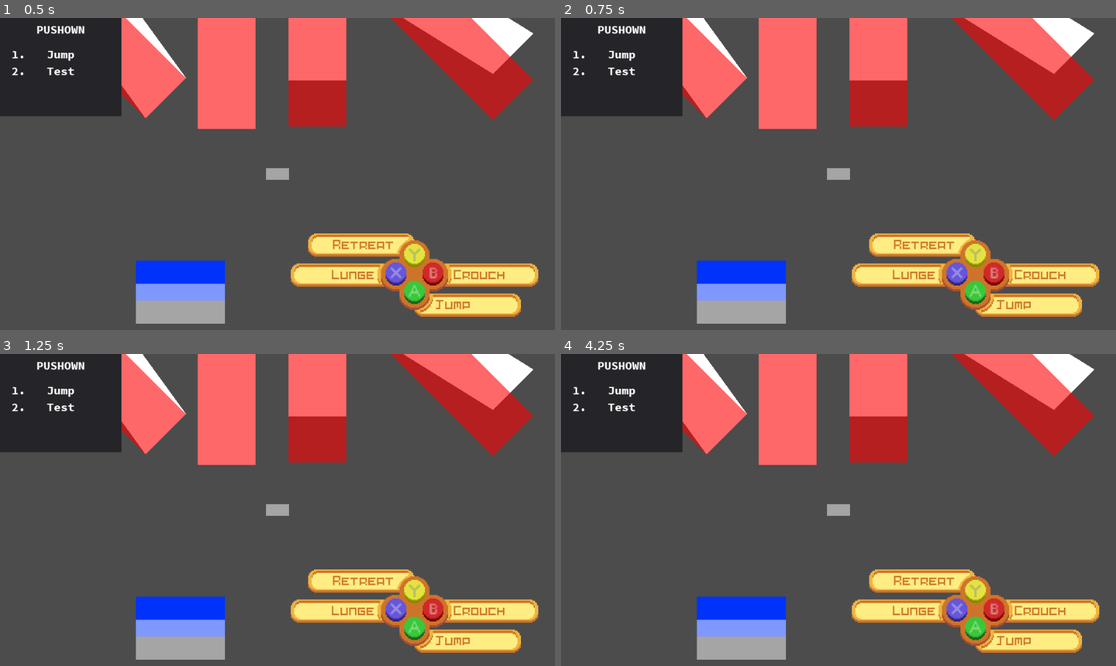
Above: before the commit, frames 1-4 (two rows, left to right).
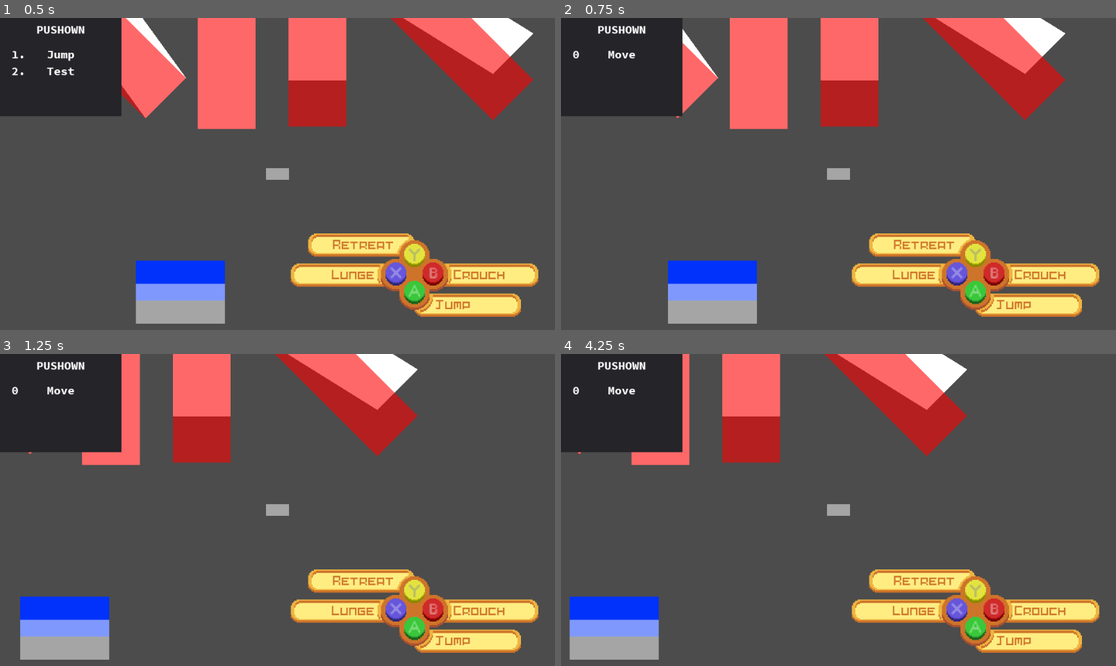
Above: after the commit, the same moments.

Repository: MTareqAzim/scratchpad
Game: Godot game, scene res://Scenes/World/World3.tscn
Two runs of this game, one before a commit and one after it. Both use one fixed random seed, a clock stepped at 60 frames per second and the inputs below.
Inputs (mouse positions are in pixels of both pictures, inside the frame that each line leads up to):
- Up to frame 1 (0.5 s): no input
- Up to frame 2 (0.75 s): tap Enter at 0.5 s; move the mouse to (960, 158) at 0.52 s; hold Right (ui_right) from 0.53 s (still down); click (960, 158) at 0.67 s
- Up to frame 3 (1.25 s): keep holding Right (ui_right)
- Up to frame 4 (4.25 s): release Right (ui_right) at 1.25 s; drag from (727, 525) to (666, 372) at 1.27 s; tap Space at 2 s; move the mouse to (894, 441) at 2.02 s; hold Right (ui_right) 2.03-2.75 s; drag from (810, 572) to (788, 378) at 2.77 s; tap Enter at 3.5 s; move the mouse to (1005, 556) at 3.52 s; hold Left (ui_left) from 3.53 s (still down)

Frame 1 is identical in both runs. In frame 2, 16% of the frame differs, in the area x 2-97%, y 0-98%; in frame 3, 23%; in frame 4, 24%, in the area x 1-97%, y 0-98%.
Error before the commit: Parse Error: The class "StateMachine" was found in global scope, but its script couldn't be loaded. (res://Utils/State)

Commit message:
Finished KinematicBody2P5D unit tests. Started StateMachine unit tests

Diff:
--- a/Scenes/Player/Player.tscn
+++ b/Scenes/Player/Player.tscn
@@ -1,7 +1,7 @@
 [gd_scene load_steps=25 format=2]
 
 [ext_resource path="res://Utils/Physics Bodies/KinematicBody2P5D.tscn" type="PackedScene" id=1]
-[ext_resource path="res://Scenes/Player/player.gd" type="Script" id=2]
+[ext_resource path="res://Scenes/Player/Player.gd" type="Script" id=2]
 [ext_resource path="res://Utils/State Machine/state_machine.gd" type="Script" id=3]
 [ext_resource path="res://Utils/Action Buffer/action_buffer.gd" type="Script" id=4]
 [ext_resource path="res://Scenes/Player/States/Motion/On Ground/idle.gd" type="Script" id=5]
@@ -17,11 +17,11 @@
 [ext_resource path="res://Scenes/Player/States/Motion/In Air/high_jump.gd" type="Script" id=15]
 [ext_resource path="res://Scenes/Player/States/Motion/Dash/Crouched/somersault.gd" type="Script" id=16]
 [ext_resource path="res://Scenes/Player/States/Motion/Dash/Crouched/back_roll.gd" type="Script" id=17]
-[ext_resource path="res://Scenes/Player/look_direction.gd" type="Script" id=18]
+[ext_resource path="res://Scenes/Player/look_direction_arrow.gd" type="Script" id=18]
 [ext_resource path="res://Scenes/Scratch/shadow.gd" type="Script" id=19]
 
 [sub_resource type="RectangleShape2D" id=1]
-extents = Vector2( 25, 65 )
+extents = Vector2( 25, 15 )
 
 [sub_resource type="CircleShape2D" id=2]
 radius = 28.0
@@ -36,13 +36,10 @@
 radius = 20.0
 height = 32.0
 
-[node name="Player" instance=ExtResource( 1 )]
+[node name="Player" index="0" instance=ExtResource( 1 )]
 script = ExtResource( 2 )
-MAX_SPEED = 2000
-_height = 100
 
 [node name="VolumeShape" parent="." index="0"]
-position = Vector2( 0, -50 )
 shape = SubResource( 1 )
 
 [node name="BaseSkin" parent="." index="1"]
@@ -55,7 +52,6 @@
 
 [node name="StateMachine" type="Node" parent="." index="3"]
 script = ExtResource( 3 )
-START_STATE = NodePath("Idle")
 
 [node name="ActionBuffer" type="Node" parent="StateMachine" index="0"]
 script = ExtResource( 4 )
@@ -80,7 +76,6 @@
 GRAVITY = 2000
 
 [node name="Jump" type="Node" parent="StateMachine" index="4"]
-editor/display_folded = true
 script = ExtResource( 8 )
 state_name = "jump"
 push_down = true
@@ -137,7 +132,6 @@
 [node name="Timer" type="Timer" parent="StateMachine/Retreat" index="0"]
 
 [node name="Crouch" type="Node" parent="StateMachine" index="7"]
-editor/display_folded = true
 script = ExtResource( 14 )
 state_name = "crouch"
 push_down = true
--- a/Scenes/Player/Player2.tscn
+++ b/Scenes/Player/Player2.tscn
@@ -1,7 +1,7 @@
 [gd_scene load_steps=16 format=2]
 
 [ext_resource path="res://Utils/Physics Bodies/KinematicBody2P5D.tscn" type="PackedScene" id=1]
-[ext_resource path="res://Scenes/Player/player.gd" type="Script" id=2]
+[ext_resource path="res://Scenes/Player/look_direction.gd" type="Script" id=2]
 [ext_resource path="res://Utils/State Machine/state_machine.gd" type="Script" id=3]
 [ext_resource path="res://Utils/State Machine/State/component_state.gd" type="Script" id=4]
 [ext_resource path="res://Utils/State Machine/State/State Components/Kinematic State Components/Update/move_state_component.gd" type="Script" id=5]
@@ -22,9 +22,6 @@
 
 [node name="Player2" index="0" instance=ExtResource( 1 )]
 position = Vector2( 483, 343 )
-script = ExtResource( 2 )
-MAX_SPEED = 2000
-_height = 100
 
 [node name="VolumeShape" parent="." index="0"]
 position = Vector2( 0, -50 )
@@ -37,9 +34,12 @@
 polygon = PoolVector2Array( -20, -10, 20, -10, 20, 10, -20, 10 )
 polygons = [ PoolVector2Array( -20, -10, 20, -10, 20, 10, -20, 10 ) ]
 
-[node name="StateMachine" type="Node" parent="." index="3"]
+[node name="LookDirection" type="Node" parent="." index="3"]
+script = ExtResource( 2 )
+
+[node name="StateMachine" type="Node" parent="." index="4"]
 script = ExtResource( 3 )
-START_STATE = NodePath("Idle")
+_active = true
 
 [node name="Idle" type="Node" parent="StateMachine" index="0"]
 editor/display_folded = true
@@ -48,10 +48,13 @@
 
 [node name="Move" type="Node" parent="StateMachine/Idle" index="0"]
 script = ExtResource( 5 )
-_body_path = NodePath("../../..")
+active = true
+_body_path = NodePath("../../..")
+max_speed = 0
 
 [node name="Move Transition" type="Node" parent="StateMachine/Idle" index="1"]
 script = ExtResource( 6 )
+active = true
 _body_path = NodePath("../../..")
 FUNCTION_NAME = "get_velocity_2d"
 not_equals = "(0, 0)"
@@ -59,6 +62,7 @@
 
 [node name="Fall Transition" type="Node" parent="StateMachine/Idle" index="2"]
 script = ExtResource( 6 )
+active = true
 _body_path = NodePath("../../..")
 FUNCTION_NAME = "is_grounded"
 not_equals = "True"
@@ -66,12 +70,13 @@
 
 [node name="A Press Transition" type="Node" parent="StateMachine/Idle" index="3"]
 script = ExtResource( 7 )
+active = true
 ACTION = "ui_a"
 NEXT_STATE = "jump"
 
 [node name="Look Direction" type="Node" parent="StateMachine/Idle" index="4"]
 script = ExtResource( 8 )
-player = NodePath("../../..")
+look_direction = NodePath("../../../LookDirection")
 
 [node name="Move" type="Node" parent="StateMachine" index="1"]
 editor/display_folded = true
@@ -80,10 +85,13 @@
 
 [node name="Move" type="Node" parent="StateMachine/Move" index="0"]
 script = ExtResource( 5 )
-_body_path = NodePath("../../..")
+active = true
+_body_path = NodePath("../../..")
+max_speed = 0
 
 [node name="Idle Transition" type="Node" parent="StateMachine/Move" index="1"]
 script = ExtResource( 9 )
+active = true
 _body_path = NodePath("../../..")
 FUNCTION_NAME = "get_velocity_2d"
 equals = "(0, 0)"
@@ -91,6 +99,7 @@
 
 [node name="Fall Transition" type="Node" parent="StateMachine/Move" index="2"]
 script = ExtResource( 6 )
+active = true
 _body_path = NodePath("../../..")
 FUNCTION_NAME = "is_grounded"
 not_equals = "True"
@@ -98,12 +107,13 @@
 
 [node name="A Press Transition" type="Node" parent="StateMachine/Move" index="3"]
 script = ExtResource( 7 )
+active = true
 ACTION = "ui_a"
 NEXT_STATE = "jump"
 
 [node name="Look Direction" type="Node" parent="StateMachine/Move" index="4"]
 script = ExtResource( 8 )
-player = NodePath("../../..")
+look_direction = NodePath("../../../LookDirection")
 
 [node name="Fall" type="Node" parent="StateMachine" index="2"]
 editor/display_folded = true
@@ -114,10 +124,13 @@
 
 [node name="Move" type="Node" parent="StateMachine/Fall" index="0"]
 script = ExtResource( 5 )
-_body_path = NodePath("../../..")
+active = true
+_body_path = NodePath("../../..")
+max_speed = 0
 
 [node name="Grounded Transition2" type="Node" parent="StateMachine/Fall" index="1"]
 script = ExtResource( 9 )
+active = true
 _body_path = NodePath("../../..")
 FUNCTION_NAME = "is_grounded"
 equals = "True"
@@ -125,13 +138,14 @@
 
 [node name="Enter Gravity" type="Node" parent="StateMachine/Fall" index="2"]
 script = ExtResource( 10 )
+active = true
 _body_path = NodePath("../../..")
 FUNCTION_NAME = "set_grav"
 new_value = 2000
 
 [node name="Look Direction" type="Node" parent="StateMachine/Fall" index="3"]
 script = ExtResource( 8 )
-player = NodePath("../../..")
+look_direction = NodePath("../../../LookDirection")
 
 [node name="Jump" type="Node" parent="StateMachine" index="3"]
 editor/display_folded = true
@@ -141,16 +155,21 @@
 
 [node name="Move" type="Node" parent="StateMachine/Jump" index="0"]
 script = ExtResource( 5 )
-_body_path = NodePath("../../..")
+active = true
+_body_path = NodePath("../../..")
+max_speed = 0
 
 [node name="Fall Transition" type="Node" parent="StateMachine/Jump" index="1"]
 script = ExtResource( 11 )
+active = true
 _body_path = NodePath("../../..")
 FUNCTION_NAME = "get_z_velocity"
+comparison = 0.0
 NEXT_STATE = "fall"
 
 [node name="Fall Transition 2" type="Node" parent="StateMachine/Jump" index="2"]
 script = ExtResource( 9 )
+active = true
 _body_path = NodePath("../../..")
 FUNCTION_NAME = "get_z_velocity"
 equals = "0"
@@ -158,7 +177,7 @@
 
 [node name="Look Direction" type="Node" parent="StateMachine/Jump" index="3"]
 script = ExtResource( 8 )
-player = NodePath("../../..")
+look_direction = NodePath("../../../LookDirection")
 
 [node name="Jump Calculator" type="Node" parent="StateMachine/Jump" index="4"]
 script = ExtResource( 12 )
@@ -166,15 +185,19 @@
 
 [node name="Enter Gravity" type="Node" parent="StateMachine/Jump/Jump Calculator" index="0"]
 script = ExtResource( 10 )
+active = true
 _body_path = NodePath("../../../..")
 FUNCTION_NAME = "set_grav"
+new_value = 0
 
 [node name="Enter Z Velocity" type="Node" parent="StateMachine/Jump/Jump Calculator" index="1"]
 script = ExtResource( 10 )
+active = true
 _body_path = NodePath("../../../..")
 FUNCTION_NAME = "set_z_velocity"
-
-[node name="CanvasLayer" type="CanvasLayer" parent="." index="4"]
+new_value = 0
+
+[node name="CanvasLayer" type="CanvasLayer" parent="." index="5"]
 
 [node name="StatesStackDiplayer" parent="CanvasLayer" index="0" instance=ExtResource( 13 )]
 [connection signal="state_changed" from="StateMachine" to="CanvasLayer/StatesStackDiplayer" method="_on_StateMachine_state_changed"]
--- a/Scenes/Player/States/Motion/Crouch/crouch.gd
+++ b/Scenes/Player/States/Motion/Crouch/crouch.gd
@@ -1,3 +1,4 @@
+tool
 extends "../motion.gd"
 
 export (float) var CROUCH_DELAY := 0.1
--- a/Scenes/Player/States/Motion/Dash/Crouched/back_roll.gd
+++ b/Scenes/Player/States/Motion/Dash/Crouched/back_roll.gd
@@ -1 +1,2 @@
+tool
 extends "somersault.gd"
--- a/Scenes/Player/States/Motion/Dash/Crouched/somersault.gd
+++ b/Scenes/Player/States/Motion/Dash/Crouched/somersault.gd
@@ -1,3 +1,4 @@
+tool
 extends "../dash.gd"
 
 export (int) var CROUCH_HEIGHT := 50
--- a/Scenes/Player/States/Motion/Dash/In Air/air_back_dash.gd
+++ b/Scenes/Player/States/Motion/Dash/In Air/air_back_dash.gd
@@ -1 +1,2 @@
+tool
 extends "air_dash.gd"
--- a/Scenes/Player/States/Motion/Dash/In Air/air_dash.gd
+++ b/Scenes/Player/States/Motion/Dash/In Air/air_dash.gd
@@ -1,3 +1,4 @@
+tool
 extends "../dash.gd"
 
 var _prev_gravity: int
--- a/Scenes/Player/States/Motion/Dash/On Ground/lunge.gd
+++ b/Scenes/Player/States/Motion/Dash/On Ground/lunge.gd
@@ -1 +1,2 @@
+tool
 extends "../dash.gd"
--- a/Scenes/Player/States/Motion/Dash/On Ground/retreat.gd
+++ b/Scenes/Player/States/Motion/Dash/On Ground/retreat.gd
@@ -1 +1,2 @@
+tool
 extends "../dash.gd"
--- a/Scenes/Player/States/Motion/In Air/fall.gd
+++ b/Scenes/Player/States/Motion/In Air/fall.gd
@@ -1,3 +1,4 @@
+tool
 extends "in_air.gd"
 
 export (int) var MAX_SPEED := 400
--- a/Scenes/Player/States/Motion/In Air/high_jump.gd
+++ b/Scenes/Player/States/Motion/In Air/high_jump.gd
@@ -1 +1,2 @@
+tool
 extends "jump.gd"
--- a/Scenes/Player/States/Motion/In Air/jump.gd
+++ b/Scenes/Player/States/Motion/In Air/jump.gd
@@ -1,3 +1,4 @@
+tool
 extends "in_air.gd"
 
 export (int) var MAX_SPEED := 400
--- a/Scenes/Player/States/Motion/On Ground/idle.gd
+++ b/Scenes/Player/States/Motion/On Ground/idle.gd
@@ -1,3 +1,4 @@
+tool
 extends "on_ground.gd"
 
 func update(delta: float) -> void:
--- a/Scenes/Player/States/Motion/On Ground/move.gd
+++ b/Scenes/Player/States/Motion/On Ground/move.gd
@@ -1,3 +1,4 @@
+tool
 extends "on_ground.gd"
 
 export (int) var MAX_SPEED := 200
--- a/Scenes/Player/States/State Components/Player State Components/look_direction_state_component.gd
+++ b/Scenes/Player/States/State Components/Player State Components/look_direction_state_component.gd
@@ -1,9 +1,10 @@
+tool
 extends PlayerStateComponent
 class_name LookDirectionStateComponent
 
-onready var _player : KinematicBody2P5D = get_node(player)
+onready var _look_direction : KinematicBody2P5D = get_node(look_direction)
 
-export (NodePath) var player
+export (NodePath) var look_direction
 
 
 func update(delta: float) -> void:
@@ -19,5 +20,5 @@
 
 
 func update_look_direction(direction: Vector2) -> void:
-	if direction and _player.get_look_direction() != direction:
-		_player.set_look_direction(direction)
+	if direction and _look_direction.get_look_direction() != direction:
+		_look_direction.set_look_direction(direction)
--- a/Scenes/Player/look_direction.gd
+++ b/Scenes/Player/look_direction.gd
@@ -1,4 +1,16 @@
-extends Position2D
+tool
+extends Node
+class_name LookDirection
 
-func _physics_process(delta: float) -> void:
-	rotation = owner.get_look_direction().angle()
+signal direction_changed(new_direction)
+
+var _look_direction := Vector2(1, 0) setget set_look_direction, get_look_direction
+
+
+func set_look_direction(new_look_direction: Vector2) -> void:
+	_look_direction = new_look_direction
+	emit_signal("direction_changed", new_look_direction)
+
+
+func get_look_direction() -> Vector2:
+	return _look_direction
--- /dev/null
+++ b/Scenes/Player/look_direction_arrow.gd
@@ -0,0 +1,4 @@
+extends Position2D
+
+func _physics_process(delta: float) -> void:
+	rotation = owner.get_look_direction().angle()
--- a/Scenes/Player/player.gd
+++ b/Scenes/Player/player.gd
@@ -4,6 +4,7 @@
 signal direction_changed(new_direction)
 
 var _look_direction := Vector2(1, 0) setget set_look_direction, get_look_direction
+
 
 func set_look_direction(new_look_direction: Vector2) -> void:
 	_look_direction = new_look_direction
--- a/Utils/Action Buffer/action_buffer.gd
+++ b/Utils/Action Buffer/action_buffer.gd
@@ -1,3 +1,4 @@
+tool
 extends Node
 class_name ActionBuffer, "action-buffer-icon.png"
 
--- a/Utils/State Machine/State/state.gd
+++ b/Utils/State Machine/State/state.gd
@@ -11,8 +11,9 @@
 
 func _get_configuration_warning() -> String:
 	var ancestor : Node = get_parent()
-	while ancestor != owner:
-		if ancestor is StateMachine:
+
+	while ancestor != owner.get_parent():
+		if ancestor.is_class("StateMachine"):
 			return ""
 		ancestor = ancestor.get_parent()
 
--- a/Utils/State Machine/state_machine.gd
+++ b/Utils/State Machine/state_machine.gd
@@ -1,9 +1,12 @@
+tool
 extends Node
 class_name StateMachine, "state_machine.png"
 
 signal state_changed(states_stack)
 
-export (NodePath) var START_STATE
+export (bool) var _active := false setget set_active
+
+var _start_state : Node = null
 
 var states_map : Dictionary = {}
 var states_stack : Array = []
@@ -11,13 +14,11 @@
 var push_down_states : Array = []
 var overwrite_states : Array = []
 
-var _active := false setget set_active
-
 
 func _ready() -> void:
-	_attach_finished_signals(self)
-	initialize(START_STATE)
 	_append_states(self)
+	_attach_finished_signals()
+	initialize()
 
 
 func _unhandled_input(event) -> void:
@@ -36,9 +37,9 @@
 	return type == "StateMachine" or .is_class(type)
 
 
-func initialize(start_state: NodePath) -> void:
+func initialize() -> void:
 	set_active(true)
-	states_stack.push_front(get_node(start_state))
+	states_stack.push_front(_start_state)
 	current_state = states_stack[0]
 	current_state.enter()
 
@@ -56,17 +57,11 @@
 	current_state.handle_input(event)
 
 
-func _attach_finished_signals(node: Node) -> void:
-	for child in node.get_children():
-		if child is State:
-			child.connect("finished", self, "_change_state")
-		if child.get_child_count() > 0:
-			_attach_finished_signals(child)
-
-
 func _append_states(node: Node) -> void:
 	for child in node.get_children():
 		if child is State:
+			if not _start_state:
+				_start_state = child
 			states_map[child.state_name] = child
 			if child.push_down:
 				push_down_states.append(child.state_name)
@@ -75,6 +70,11 @@
 
 		if child.get_child_count() > 0:
 			_append_states(child)
+
+
+func _attach_finished_signals() -> void:
+	for state in states_map.values():
+		state.connect("finished", self, "_change_state")
 
 
 func _change_state(state_name: String) -> void:
--- a/project.godot
+++ b/project.godot
@@ -58,6 +58,11 @@
 "class": "LessThanTransitionKinematicStateComponent",
 "language": "GDScript",
 "path": "res://Utils/State Machine/State/State Components/Kinematic State Components/Update/Transitions/less_than_transition_kinematic_state_component.gd"
+}, {
+"base": "Node",
+"class": "LookDirection",
+"language": "GDScript",
+"path": "res://Scenes/Player/look_direction.gd"
 }, {
 "base": "PlayerStateComponent",
 "class": "LookDirectionStateComponent",
@@ -140,6 +145,7 @@
 "KinematicBody2P5D": "",
 "KinematicStateComponent": "res://Utils/State Machine/State/State Components/Kinematic State Components/kinematic_state_component.png",
 "LessThanTransitionKinematicStateComponent": "res://Utils/State Machine/State/State Components/Kinematic State Components/Update/Transitions/less_than_transition.png",
+"LookDirection": "",
 "LookDirectionStateComponent": "",
 "ModifyIntEnterKinematicStateComponent": "res://Utils/State Machine/State/State Components/Kinematic State Components/Enter/int.png",
 "MoveStateComponent": "res://Utils/State Machine/State/State Components/Kinematic State Components/Update/move_state_component.png",
--- /dev/null
+++ b/test/unit/Physics Bodies Tests/test_kinematic_body_2p5d.gd
@@ -0,0 +1,144 @@
+extends "res://addons/gut/test.gd"
+
+onready var kinematic_body_2p5d = preload("res://Utils/Physics Bodies/KinematicBody2P5D.tscn")
+
+var body : KinematicBody2P5D = null
+
+func before_each():
+	body = kinematic_body_2p5d.instance()
+	body.set_height(100)
+	body.set_position(Vector2(0, 0))
+	body.set_velocity(Vector3())
+	add_child(body)
+
+func after_each():
+	for child in get_children():
+		child.queue_free()
+
+func before_all():
+	pass
+
+func after_all():
+	pass
+
+
+func test_set_z_pos() -> void:
+	body.set_grav(0)
+	assert_eq(body.get_position(), Vector2(0, 0), "Body position not zeroed.")
+
+	body.set_z_pos(-10)
+	assert_eq(body.get_position(), Vector2(0, -10), "Body not set to proper z position.")
+
+	body.set_z_pos(10)
+	assert_eq(body.get_position(), Vector2(0, 10), "Body not set to proper z position.")
+
+func test_set_velocity() -> void:
+	body.set_grav(0)
+
+	var velocity = Vector3(100, 0, 0)
+	body.set_velocity(velocity)
+	assert_eq(body.get_velocity(), velocity, "Velocity not updated")
+	gut.simulate(body, 1, 0.1)
+	assert_eq(body.get_position(), Vector2(10, 0), "Body did not move in x direction.")
+
+	body.set_position(Vector2(0, 0))
+	velocity = Vector3(0, 100, 0)
+	body.set_velocity(velocity)
+	assert_eq(body.get_velocity(), velocity, "Velocity not updated")
+	gut.simulate(body, 1, 0.1)
+	assert_eq(body.get_position(), Vector2(0, 10), "Body did not move in y direction.")
+
+	body.set_position(Vector2(0, 0))
+	velocity = Vector3(0, 0, -100)
+	body.set_velocity(velocity)
+	assert_eq(body.get_velocity(), velocity, "Velocity not updated")
+	gut.simulate(body, 1, 0.1)
+	assert_eq(body.get_position(), Vector2(0, -10), "Body did not move in z direction.")
+	assert_eq(body.get_z_pos(), -10, "Body did not move in z direction.")
+
+	body.set_z_pos(0)
+	body.set_position(Vector2(0, 0))
+	velocity = Vector3(0, 0, 100)
+	body.set_velocity(velocity)
+	assert_eq(body.get_velocity(), velocity, "Velocity not updated")
+	gut.simulate(body, 1, 0.1)
+	assert_eq(body.get_position(), Vector2(0, 0), "Body fell below global ground.")
+	assert_eq(body.get_z_pos(), 0, "Body fell below global ground.")
+
+func test_set_velocity_2d() -> void:
+	body.set_grav(0)
+
+	var velocity = Vector2(100, 0)
+	body.set_velocity_2d(velocity)
+	assert_eq(body.get_velocity_2d(), velocity, "Velocity not updated")
+	gut.simulate(body, 1, 0.1)
+	assert_eq(body.get_position(), Vector2(10, 0), "Body did not move in x direction.")
+
+	body.set_position(Vector2(0, 0))
+	velocity = Vector2(0, 100)
+	body.set_velocity_2d(velocity)
+	assert_eq(body.get_velocity_2d(), velocity, "Velocity not updated")
+	gut.simulate(body, 1, 0.1)
+	assert_eq(body.get_position(), Vector2(0, 10), "Body did not move in y direction.")
+
+	body.set_position(Vector2(0, 0))
+	velocity = Vector2(-100, -100)
+	body.set_velocity_2d(velocity)
+	assert_eq(body.get_velocity_2d(), velocity, "Velocity not updated")
+	gut.simulate(body, 1, 0.1)
+	assert_eq(body.get_position(), Vector2(-10, -10), "Body did not move.")
+
+func test_set_z_velocity() -> void:
+	body.set_grav(0)
+
+	body.set_z_pos(-100)
+	body.set_z_velocity(100)
+	gut.simulate(body, 1, 0.1)
+	assert_eq(body.get_z_pos(), -90, "Body didn't move down in z direction.")
+	assert_eq(body.get_position(), Vector2(0, -90), "Body didn't move down in z direction.")
+
+	body.set_z_pos(0)
+	body.set_z_velocity(-100)
+	gut.simulate(body, 1, 0.1)
+	assert_eq(body.get_z_pos(), -10, "Body didn't move up in z direction.")
+	assert_eq(body.get_position(), Vector2(0, -10), "Body didn't move down in z direction.")
+
+func test_is_grounded() -> void:
+	body.set_grav(0)
+
+	assert_eq(body.is_grounded(), true, "Body on global ground not grounded.")
+
+	body.set_z_pos(-10)
+	assert_eq(body.is_grounded(), false, "Body in air is grounded.")
+
+	body.set_z_pos(10)
+	assert_eq(body.is_grounded(), false, "Body below global ground is grounded.")
+
+func test_gravity() -> void:
+	body.set_grav(1000)
+
+	body.set_z_pos(-100)
+	assert_eq(body.get_z_pos(), -100)
+
+	gut.simulate(body, 1, 0.1)
+	assert_eq(body.get_z_pos(), -90, "Gravity not applying.")
+	gut.simulate(body, 1, 0.1)
+	assert_eq(body.get_z_pos(), -70, "Gravity not stacking.")
+	gut.simulate(body, 1, 0.1)
+	assert_eq(body.get_z_pos(), -40, "Gravity not stacking.")
+	gut.simulate(body, 1, 0.1)
+	assert_eq(body.get_z_pos(), 0, "Gravity not stacking.")
+	gut.simulate(body, 1, 0.1)
+	assert_eq(body.get_z_pos(), 0, "Falls below global ground.")
+
+	body.set_velocity(Vector3())
+	body.set_z_pos(-100)
+	gut.simulate(body, 3, 0.1)
+	assert_eq(body.get_z_pos(), -40, "Gravity not stacking properly.")
+
+	body.set_velocity(Vector3())
+	body.set_grav(-1000)
+	assert_eq(body.get_grav(), -1000)
+	body.set_z_pos(-100)
+	gut.simulate(body, 3, 0.1)
+	assert_eq(body.get_z_pos(), -160, "Gravity not working in negative.")
--- /dev/null
+++ b/test/unit/State Machine/test_state_machine.gd
@@ -0,0 +1,34 @@
+extends "res://addons/gut/test.gd"
+
+var state_machine : StateMachine
+
+func before_each():
+	state_machine = StateMachine.new()
+
+func after_each():
+	for child in get_children():
+		child.queue_free()
+
+func before_all():
+	pass
+
+func after_all():
+	pass
+
+func test_populate_state_machine():
+	var state_a = State.new()
+	state_a.state_name = "state_a"
+	var state_b = State.new()
+	state_b.state_name = "state_b"
+	var state_c = State.new()
+	state_c.state_name = "state_c"
+
+	state_machine.add_child(state_a)
+	state_machine.add_child(state_b)
+	state_machine.add_child(state_c)
+
+	add_child(state_machine)
+	var states = state_machine.states_map
+	assert_has(states, "state_a")
+	assert_has(states, "state_b")
+	assert_has(states, "state_c")
